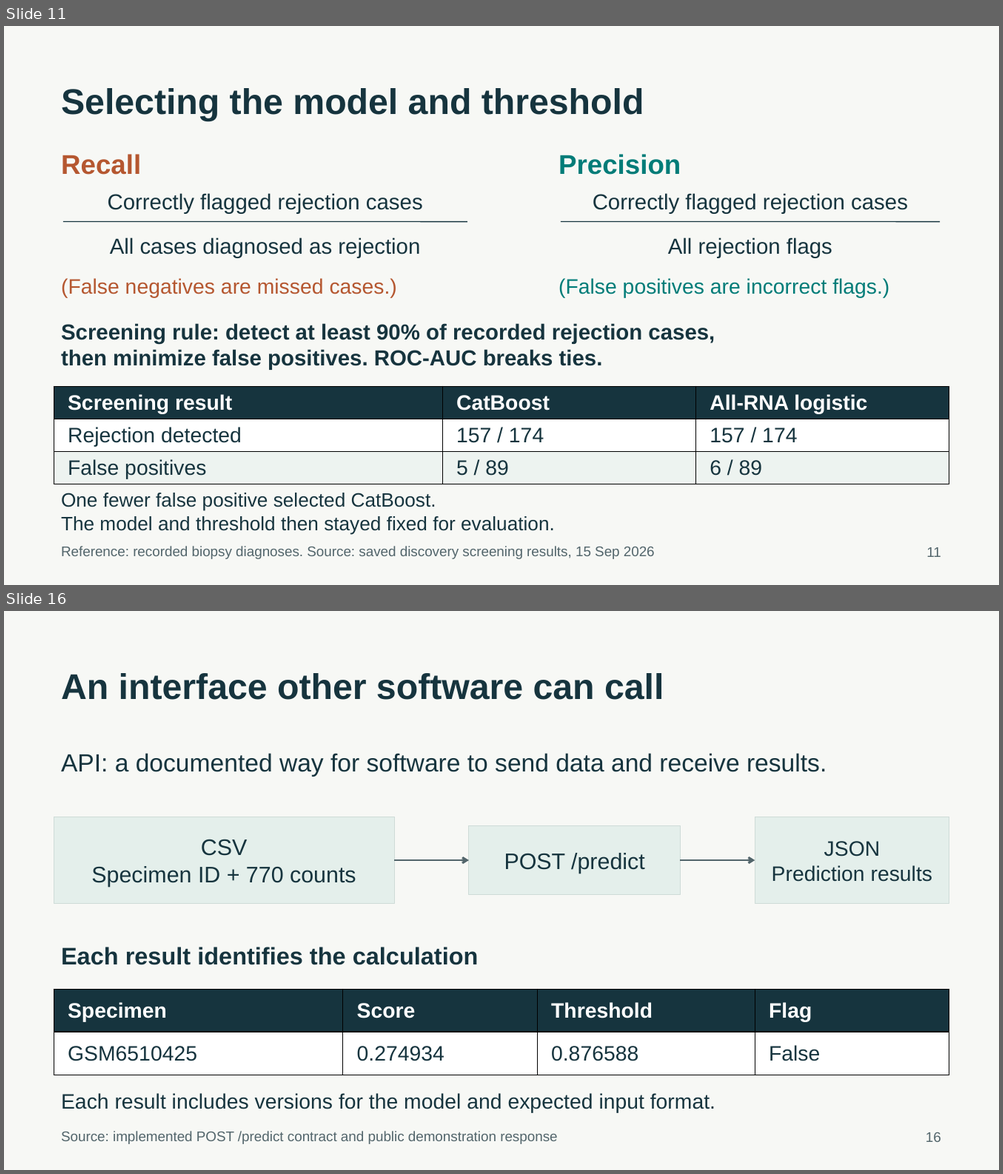
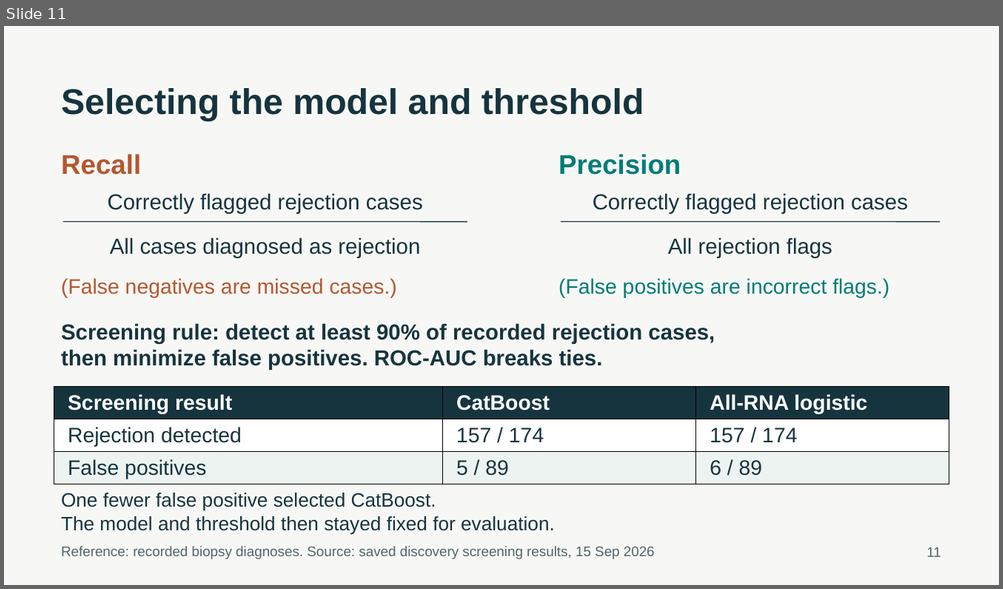
Before and after one commit to ca34525/Kidney-Biopsy-Rejection-Classifier, a slide deck: presentation/unos_kidney_biopsy.pptx. Shown one above the other, each under a label of ours: slides 11 and 16 before the commit, slide 11 after it; the slides between them are not shown. The pictures are 1003x1174 and 1003x589 pixels, drawn with LibreOffice and Linux fonts; fonts in the diff are those of the drawing. Boxes give left, top, right and bottom in pixels: in the first picture for what was removed or moved away, otherwise in the second. Text is boxed around its words. In the diff, an @@ line names an element or a change of style, - is before the commit and + after.

Commit message:
Refine presentation and add engineering browser demonstration

```diff
--- a/presentation/unos_kidney_biopsy.pptx
+++ b/presentation/unos_kidney_biopsy.pptx
@@ slide 16 removed at [4,611,999,1170], background #F7F8F5 @@
@@ text removed at [61,673,663,700] @@
-An interface other software can call
@@ text removed at [61,753,826,777] @@
-API: a documented way for software to send data and receive results.
@@ rectangle removed at [54,817,394,904] @@
-CSV
-Specimen ID + 770 counts
@@ rectangle removed at [469,826,680,895] @@
-POST /predict
@@ rectangle removed at [754,817,948,904] @@
-JSON
-Prediction results
@@ arrow removed from (394, 860) to (469, 860) @@
@@ arrow removed from (680, 860) to (754, 860) @@
@@ text removed at [61,947,478,965] @@
-Each result identifies the calculation
@@ table removed at [54,989,949,1076], 2 rows, 4 columns @@
-Specimen | Score | Threshold | Flag
-GSM6510425 | 0.274934 | 0.876588 | False
@@ text removed at [61,1093,715,1113] @@
-Each result includes versions for the model and expected input format.
@@ text removed at [61,1131,557,1145] @@
-Source: implemented POST /predict contract and public demonstration response
@@ text removed at [925,1133,941,1142] @@
-16
```
Also in this commit, not shown: 4 slides changed, 2 slides added, 6 other slides removed, 44 other files.
